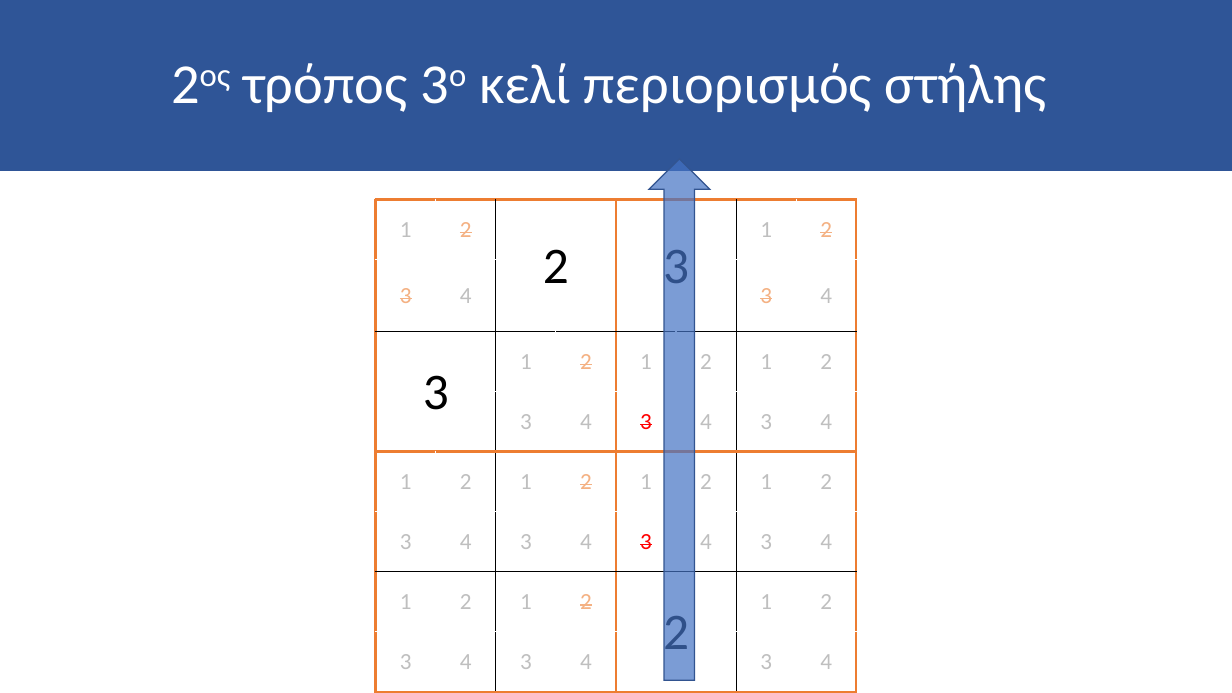
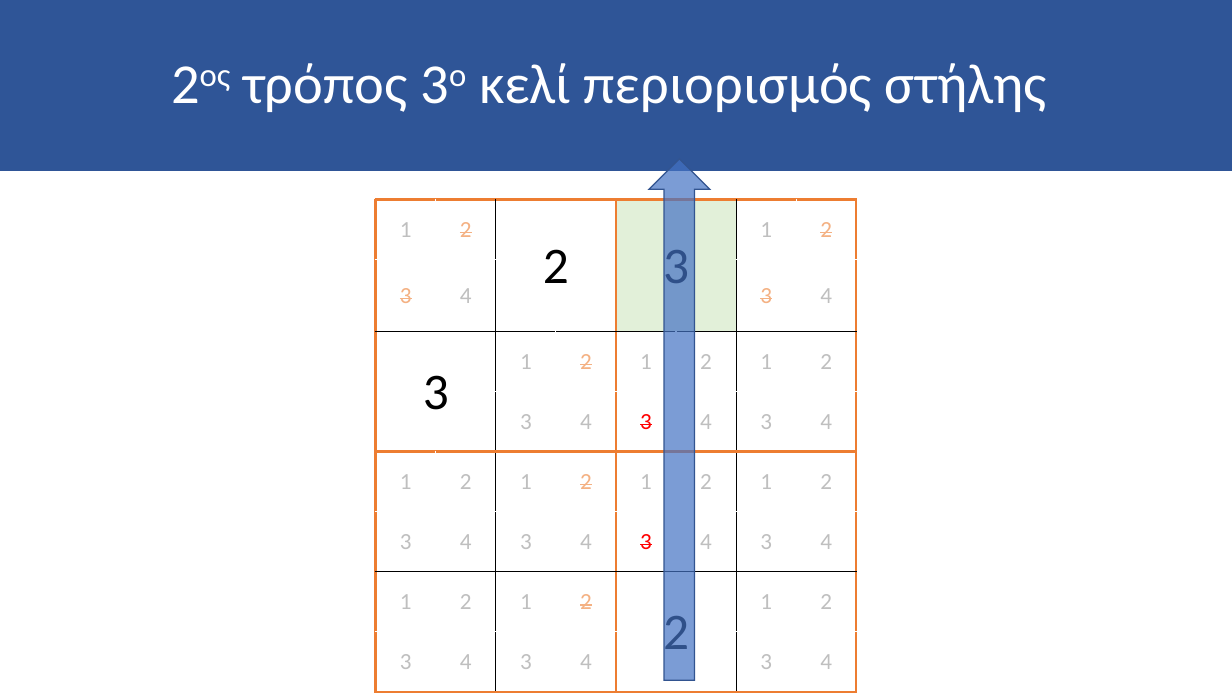
Before and after one commit to vasnastos/DITUOI_AGP_SUDOKU, a slide deck: slide 20 of presentations/Sudoku Markers.pptx. Drawn at 1232x693 pixels with LibreOffice and Linux fonts; fonts in the diff are those of the drawing. Boxes give left, top, right and bottom in pixels: in the first picture for what was removed or moved away, otherwise in the second. Text is boxed around its words. In the diff, an @@ line names an element or a change of style, - is before the commit and + after.

```diff
--- a/presentations/Sudoku Markers.pptx
+++ b/presentations/Sudoku Markers.pptx
@@ table at <box>376,200,857,680</box> @@
@@ fill none to #E2F0D9 in row 1, column 5 @@
```
Also in this commit, not shown: 11 other slides changed, 1 other file.
